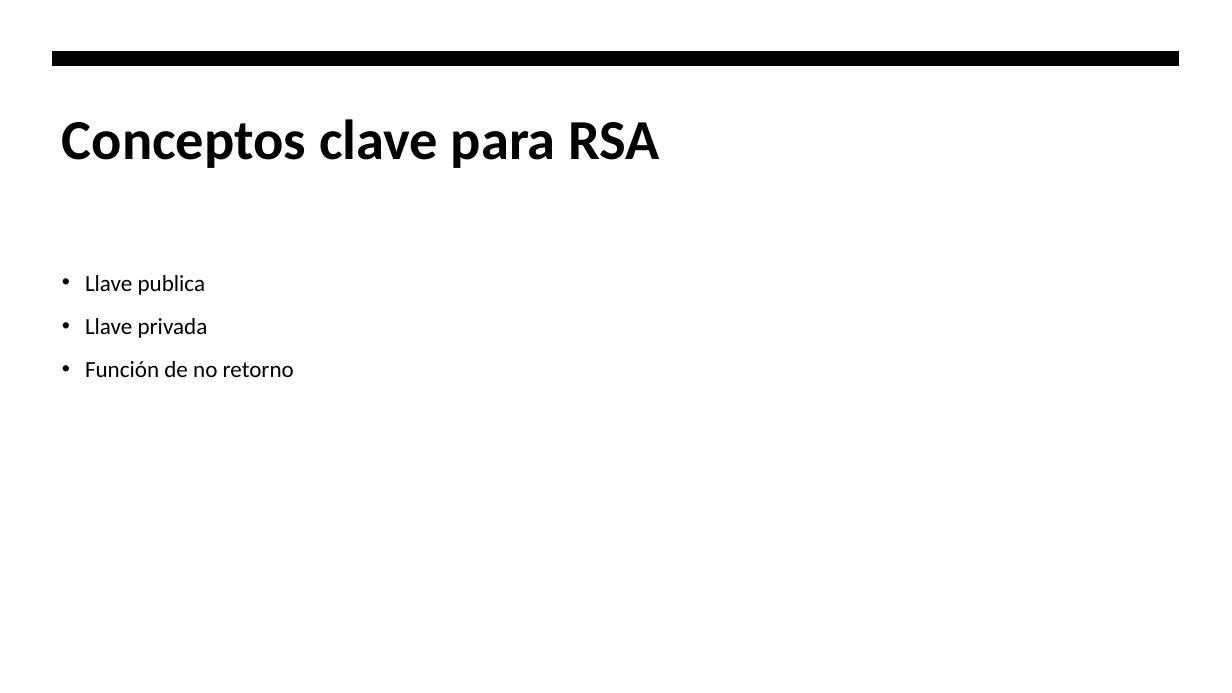
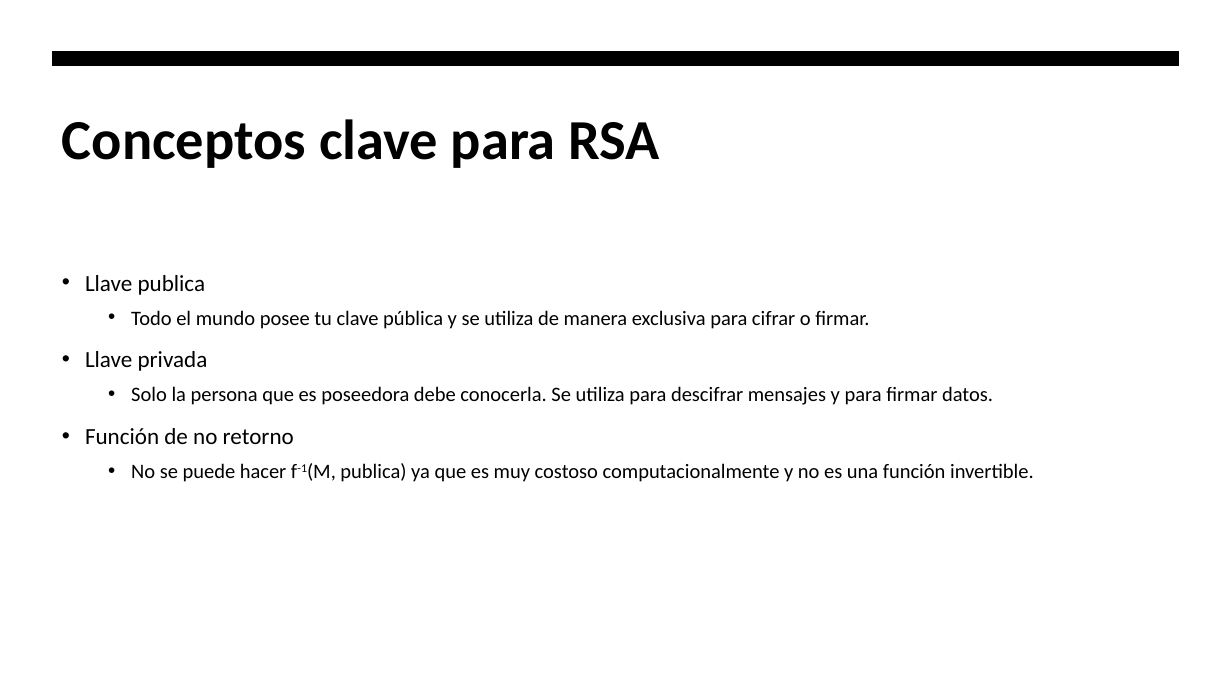
Before and after one commit to hombrefrustrado/criptografia-presentaci-n, a slide deck: slide 28 of criptografía teorica.pptx. Drawn at 1232x693 pixels with LibreOffice and Linux fonts; fonts in the diff are those of the drawing. Boxes give left, top, right and bottom in pixels: in the first picture for what was removed or moved away, otherwise in the second. Text is boxed around its words. In the diff, an @@ line names an element or a change of style, - is before the commit and + after.

```diff
--- a/criptografía teorica.pptx
+++ b/criptografía teorica.pptx
@@ text at [131,310,869,329]: paragraph added @@
+  • Todo el mundo posee tu clave pública y se utiliza de manera exclusiva para cifrar o firmar.
@@ text at [131,386,993,405]: paragraph added @@
+  • Solo la persona que es poseedora debe conocerla. Se utiliza para descifrar mensajes y para firmar datos.
@@ text at [131,463,1034,482]: paragraph added @@
+  • No se puede hacer f-1(M, publica) ya que es muy costoso computacionalmente y no es una función invertible.
```
Also in this commit, not shown: 4 other slides changed, 2 slides added, 6 other files.
